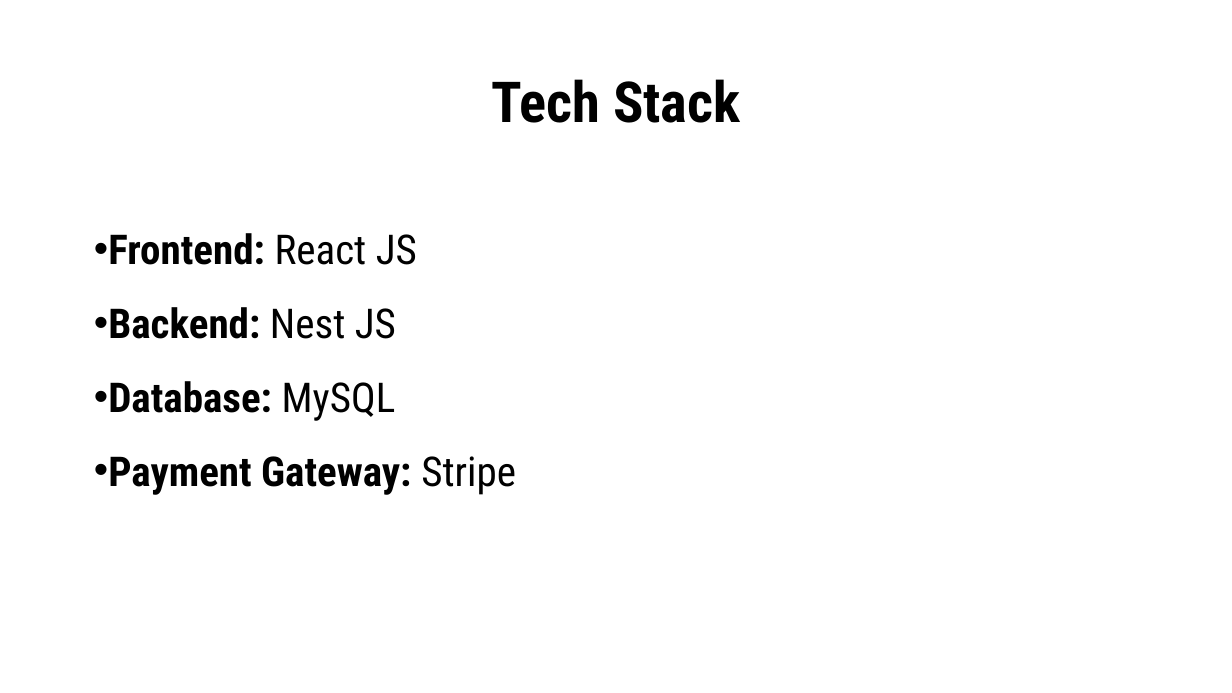
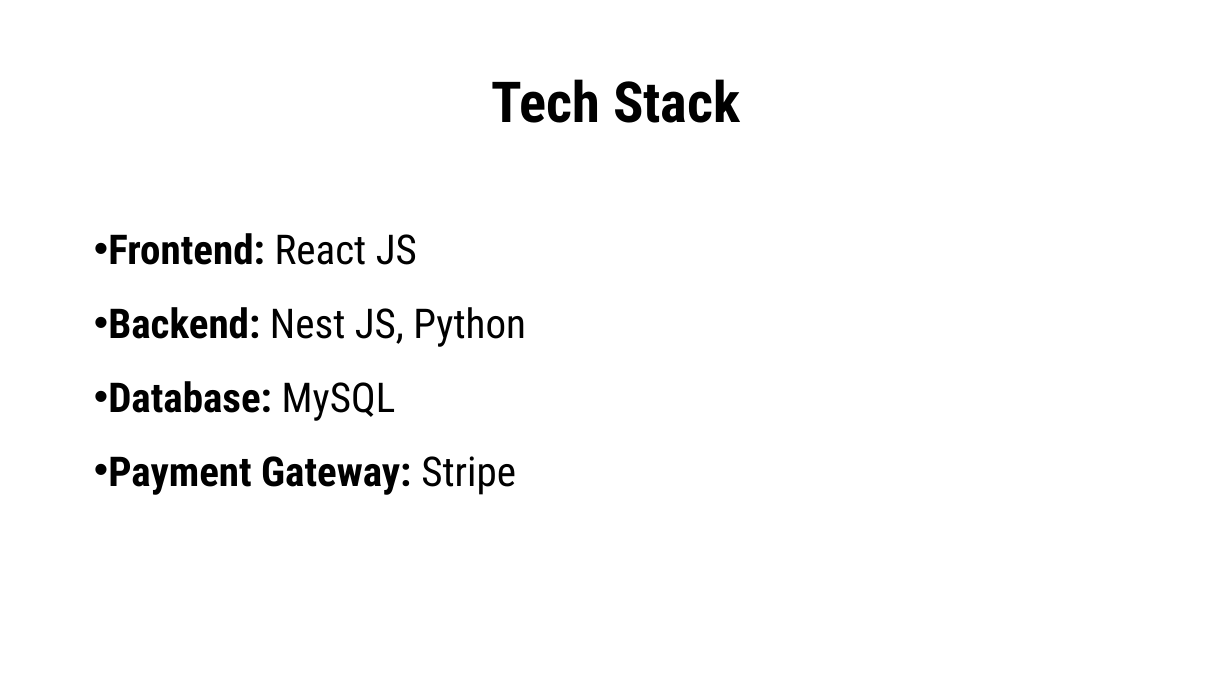
Before and after one commit to sahilwinjit/LD, a slide deck: slide 5 of Day_Twenty_Five(23.07.2024)/BookBazaar.pptx. Drawn at 1232x693 pixels with LibreOffice and Linux fonts; fonts in the diff are those of the drawing. Boxes give left, top, right and bottom in pixels: in the first picture for what was removed or moved away, otherwise in the second. Text is boxed around its words. In the diff, an @@ line names an element or a change of style, - is before the commit and + after.

```diff
--- a/Day_Twenty_Five(23.07.2024)/BookBazaar.pptx
+++ b/Day_Twenty_Five(23.07.2024)/BookBazaar.pptx
@@ text at [108,307,526,347]: text changed; bold off @@
-• Backend: Nest JS
+• Backend: Nest JS, Python
```
